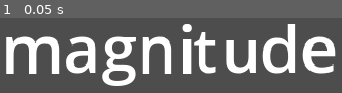
Above: before the commit, frame 1.
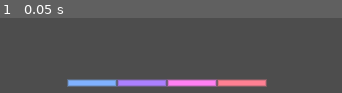
Above: after the commit, the same moment.

Repository: eatallyourdarlings/puppet
Game: Godot game, scene res://main.tscn
Same seed, same stepped clock (60 frames per second), same inputs: the game is played once before the commit and once after it.
Inputs:
- Up to frame 1 (0.05 s): no input

The runs differ from the first frame. In frame 1, 31% of the frame differs, in the area x 1-99%, y 8-92%.

Commit message:
debug spectrum

Diff:
--- a/default_bus_layout.tres
+++ b/default_bus_layout.tres
@@ -11,7 +11,7 @@
 bus/0/effect/0/enabled = true
 bus/1/name = &"Mic"
 bus/1/solo = false
-bus/1/mute = true
+bus/1/mute = false
 bus/1/bypass_fx = false
 bus/1/volume_db = 0.0
 bus/1/send = &"Master"
--- a/main.tscn
+++ b/main.tscn
@@ -3,7 +3,7 @@
 [ext_resource type="Script" path="res://main.gd" id="1_023qc"]
 [ext_resource type="Texture2D" uid="uid://blj8mctgv46ds" path="res://assets/sheet.png" id="1_035ry"]
 [ext_resource type="Script" path="res://show_spectrum.gd" id="3_cvs2p"]
-[ext_resource type="AudioStream" uid="uid://cg23ugr3518j8" path="res://assets/raucous.wav" id="4_f6id6"]
+[ext_resource type="AudioStream" uid="uid://crw7qx41pr358" path="res://assets/hellomababy.mp3" id="3_n16va"]
 
 [sub_resource type="AtlasTexture" id="AtlasTexture_i6bjb"]
 atlas = ExtResource("1_035ry")
@@ -47,9 +47,9 @@
 
 [sub_resource type="AudioStreamMicrophone" id="AudioStreamMicrophone_jms5n"]
 
-[sub_resource type="RectangleShape2D" id="RectangleShape2D_pqdtu"]
+[sub_resource type="RectangleShape2D" id="RectangleShape2D_fyjad"]
 
-[node name="Node2D" type="Node2D"]
+[node name="Main" type="Node2D"]
 script = ExtResource("1_023qc")
 
 [node name="Sprite2D" type="Sprite2D" parent="."]
@@ -67,17 +67,15 @@
 stream = SubResource("AudioStreamMicrophone_jms5n")
 
 [node name="Music" type="AudioStreamPlayer" parent="."]
-stream = ExtResource("4_f6id6")
+stream = ExtResource("3_n16va")
 autoplay = true
 
 [node name="ShowSpectrum" type="Node2D" parent="."]
-position = Vector2(100, 100)
+position = Vector2(-50, 0)
 script = ExtResource("3_cvs2p")
 
-[node name="CollisionShape2D" type="CollisionShape2D" parent="ShowSpectrum"]
-shape = SubResource("RectangleShape2D_pqdtu")
-
 [node name="Magnitude" type="Label" parent="ShowSpectrum"]
+visible = false
 anchors_preset = 7
 anchor_left = 0.5
 anchor_top = 1.0
@@ -91,5 +89,8 @@
 grow_vertical = 0
 text = "magnitude"
 
+[node name="CollisionShape2D" type="CollisionShape2D" parent="ShowSpectrum"]
+visible = false
+shape = SubResource("RectangleShape2D_fyjad")
+
 [node name="Camera2D" type="Camera2D" parent="."]
-position = Vector2(100, 100)
--- a/project.godot
+++ b/project.godot
@@ -14,7 +14,7 @@
 run/main_scene="res://main.tscn"
 config/features=PackedStringArray("4.3", "GL Compatibility")
 boot_splash/show_image=false
-config/icon="res://icon.svg"
+config/icon="res://assets/bayer-skull.png"
 
 [audio]
 
@@ -22,10 +22,11 @@
 
 [display]
 
-window/size/viewport_width=200
-window/size/viewport_height=200
+window/size/viewport_width=400
+window/size/viewport_height=400
 window/size/initial_position_type=0
 window/stretch/mode="canvas_items"
+window/vsync/vsync_mode=0
 
 [rendering]
 
--- a/show_spectrum.gd
+++ b/show_spectrum.gd
@@ -1,11 +1,10 @@
 extends Node2D
 
-const VU_COUNT = 16
+const VU_COUNT = 4
 const FREQ_MAX = 11050.0
 
-const WIDTH = 800
-const HEIGHT = 250
-const HEIGHT_SCALE = 8.0
+@export var WIDTH = 100
+@export var HEIGHT = 160
 const MIN_DB = 60
 const ANIMATION_SPEED = 0.1
 
@@ -23,6 +22,7 @@
 
 func _draw():
 	var w = WIDTH / VU_COUNT
+	#draw_rect(Rect2(0, 0, WIDTH, HEIGHT), Color.DARK_OLIVE_GREEN, false)
 	for i in range(VU_COUNT):
 		var min_height = min_values[i]
 		var max_height = max_values[i]
@@ -62,9 +62,7 @@
 		var hz = i * FREQ_MAX / VU_COUNT
 		var magnitude = spectrum.get_magnitude_for_frequency_range(prev_hz, hz).length()
 		var energy = clampf((MIN_DB + linear_to_db(magnitude)) / MIN_DB, 0, 1)
-		var height = energy * HEIGHT * HEIGHT_SCALE
-		#if i == VU_COUNT:
-			#magnitude_label.set_text(str(magnitude))
+		var height = energy * HEIGHT
 		data.append(height)
 		prev_hz = hz
 
Binary file added: assets/bayer-skull.png
Not shown, added: assets/bayer-skull.png.import
Not shown, added: assets/hellomababy.mp3.import
Not shown, removed: assets/raucous.wav.import
Not shown, changed: .DS_Store
Not shown, added: assets/hellomababy.mp3
Not shown, changed: assets/raucous.wav
